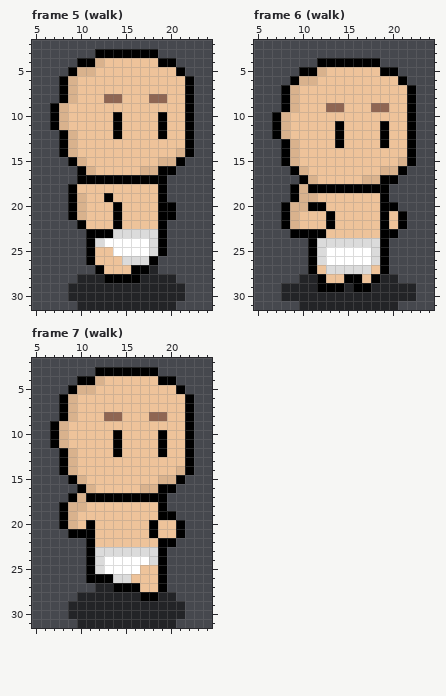
A pixel-art file gets an edit: WoW.Client/Content/Data/Characters/human_spritesheet.ase. Above, as it was before the edit.
32x32 pixels, 7 frames. Shown: frame 5 (walk): x 5..24, y 2..31; frame 6 (walk): x 5..24, y 2..31; frame 7 (walk): x 5..24, y 2..31. The commit also changed other frames, which this record leaves out.
And afterwards:
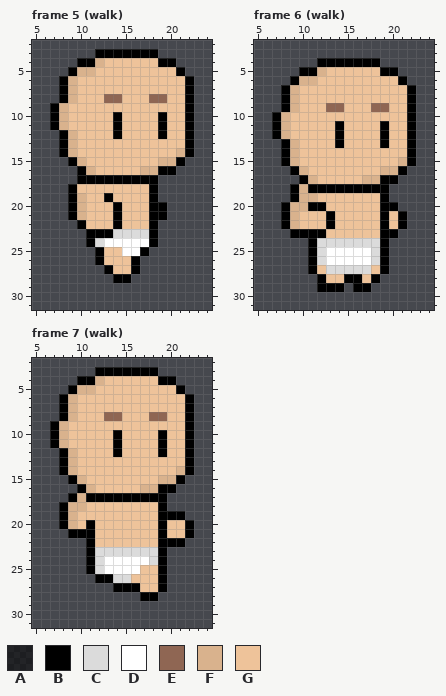
Palette (. is transparent): A #00000080  B #000000  C #dbdbdb  D #ffffff  E #8f6653  F #d9b28d  G #eec39a
From old to new:
layer "Shadow" removed
Frame 5 (walk):
y 17: x 19 B -> .
y 18..19: x 18..19 GB -> B.
y 20..21: x 18 G -> B; x 20 B -> .
y 22: x 18..19 GB -> B.
y 23..24: x 18..19 CB -> B.
y 25: x 11..12 BG -> .B; x 14 D -> G; x 17..19 DCB -> B..
y 26: x 11..12 BG -> .B; x 15..18 CCCB -> GB..
y 27: x 12..13 BG -> .B; x 17..18 BA -> ..
y 28: x 10..13 AAAB -> ....; x 16..20 BAAAA -> .....
y 29..30: x 9..21 AAAAAAAAAAAAA -> .............
y 31: x 10..20 AAAAAAAAAAA -> ...........
Frame 6 (walk):
y 28: x 10..11 AA -> ..; x 19..20 AA -> ..
y 29: x 8..11 AAAA -> ....; x 15 A -> .; x 18..22 AAAAA -> .....
y 30: x 8..22 AAAAAAAAAAAAAAA -> ...............
y 31: x 10..20 AAAAAAAAAAA -> ...........
Frame 7 (walk):
y 19: x 21 . -> B
y 20..21: x 18..19 BG -> GB; x 21..22 B. -> GB
y 22: x 21 . -> B
y 26: x 11 B -> .
y 27: x 12..13 AA -> ..
y 28: x 10..16 AAAAAAA -> .......; x 19..20 AA -> ..
y 29..30: x 9..21 AAAAAAAAAAAAA -> .............
y 31: x 10..20 AAAAAAAAAAA -> ...........
Changed places in both pictures, as pixel boxes (x1, y1, x2, y2):
changed: (68, 175, 185, 310)
erased: (281, 274, 416, 310)
changed: (149, 511, 194, 547)
erased: (68, 574, 185, 628)
